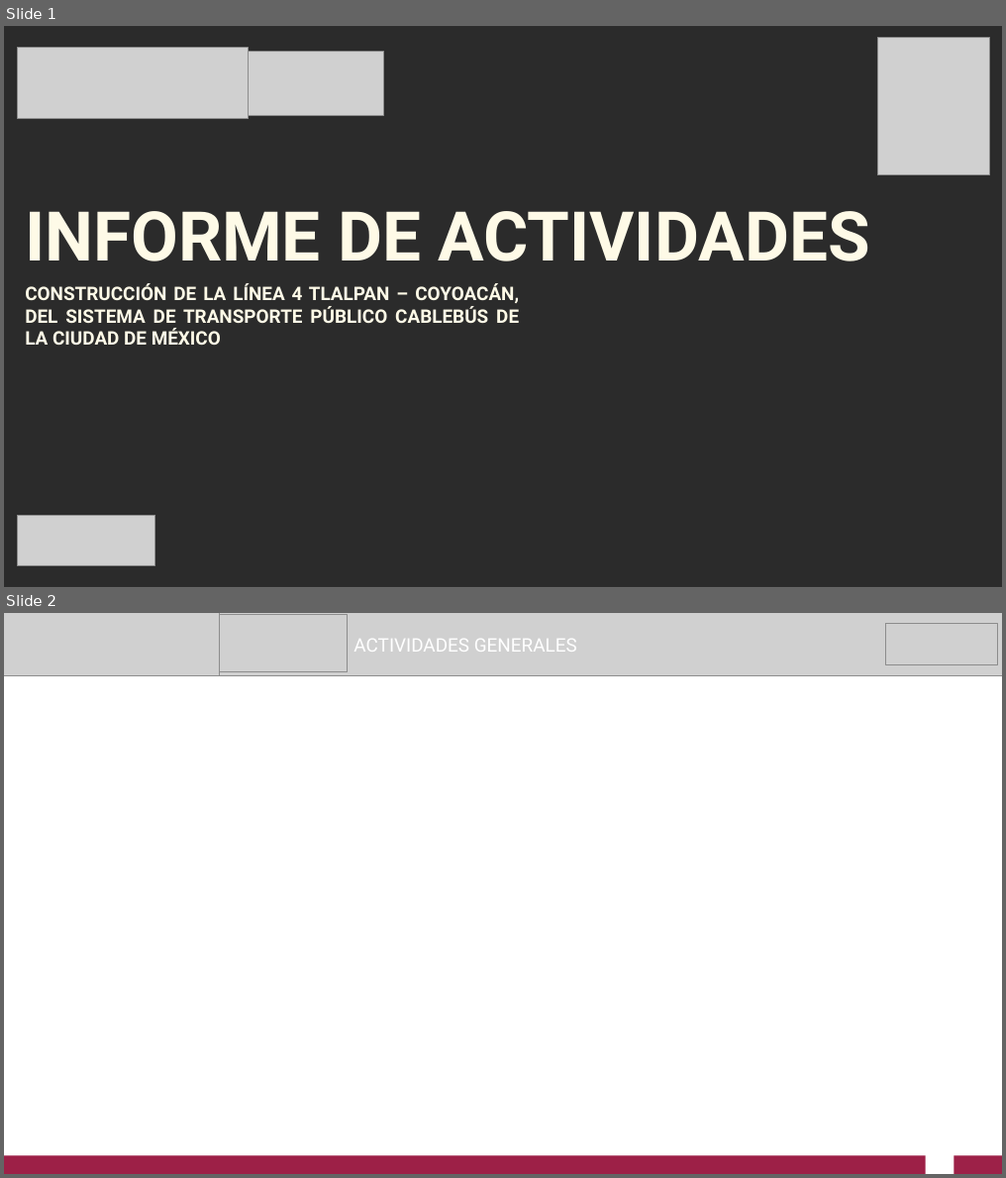
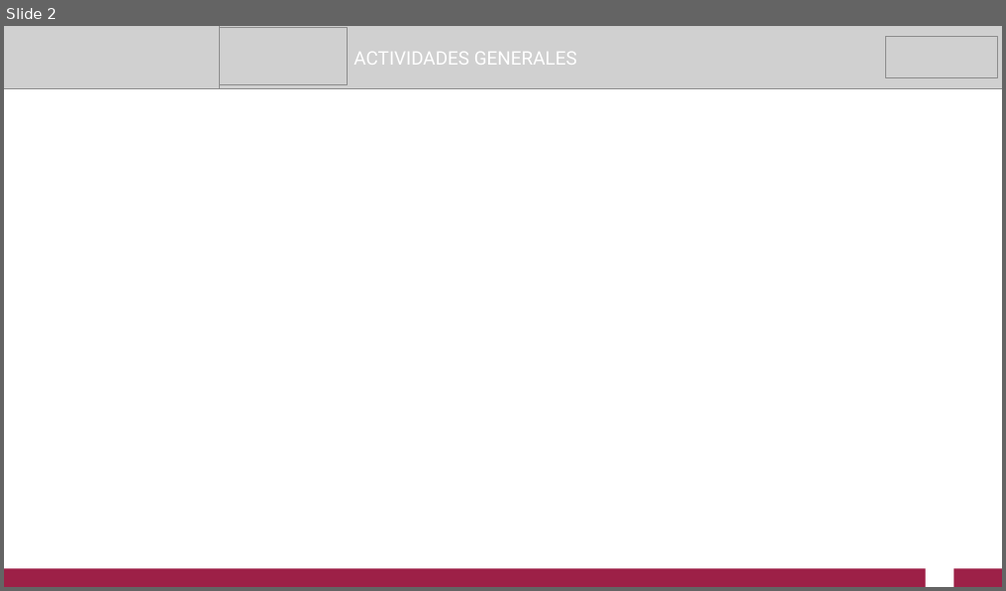
Before and after one commit to gabodeicaza/app, a slide deck: backend/uploads/templates/0845f871-0a64-42a1-97f4-7c0a12644b99/template.pptx. Shown one above the other, each under a label of ours: slides 1 and 2 before the commit, slide 2 after it. The pictures are 1006x1178 and 1006x591 pixels, drawn with LibreOffice and Linux fonts; fonts in the diff are those of the drawing; grey boxes stand for pictures; background and template pictures are left out; a plain dark background stands for a picture behind light text. Boxes give left, top, right and bottom in pixels: in the first picture for what was removed or moved away, otherwise in the second. Text is boxed around its words. In the diff, an @@ line names an element or a change of style, - is before the commit and + after.

```diff
--- a/backend/uploads/templates/0845f871-0a64-42a1-97f4-7c0a12644b99/template.pptx
+++ b/backend/uploads/templates/0845f871-0a64-42a1-97f4-7c0a12644b99/template.pptx
@@ slide 1 removed at box(4, 26, 1002, 587), background picture (left out) @@
@@ picture removed at box(18, 48, 249, 119) @@
@@ picture removed at box(233, 52, 383, 115) @@
@@ picture removed at box(877, 37, 990, 174) @@
@@ text removed at box(25, 211, 869, 262) @@
-INFORME DE ACTIVIDADES
@@ text removed at box(25, 283, 519, 345) @@
-CONSTRUCCIÓN DE LA LÍNEA 4 TLALPAN – COYOACÁN, DEL SISTEMA DE TRANSPORTE PÚBLICO CABLEBÚS DE LA CIUDAD DE MÉXICO
@@ picture removed at box(18, 516, 155, 566) @@
```
Also in this commit, not shown: 1 slide added, 5 other files.
